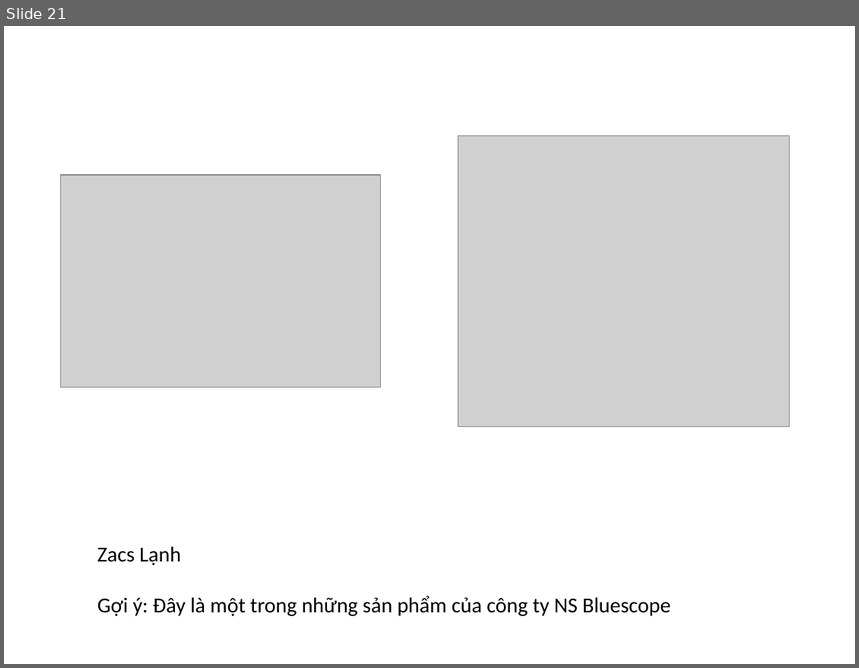
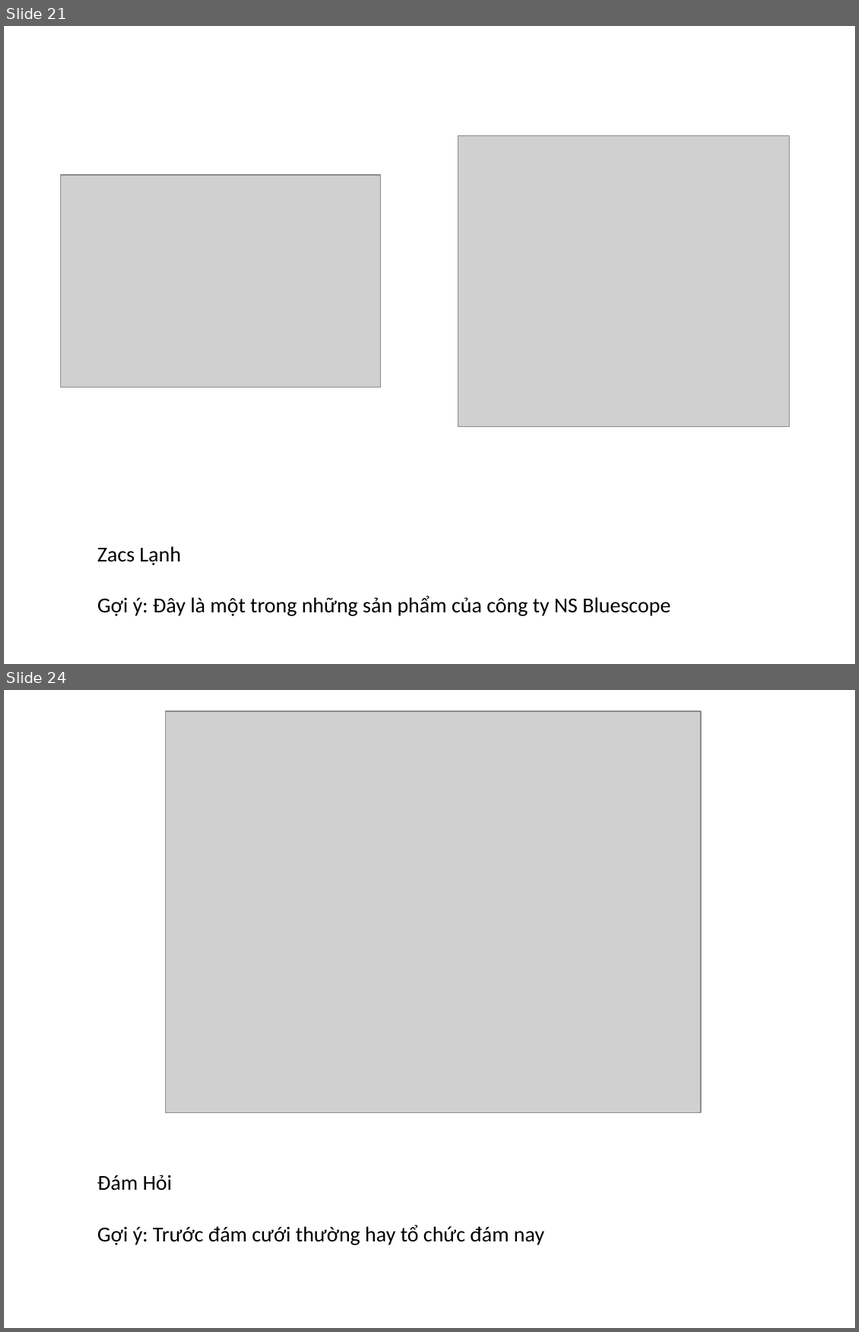
Before and after one commit to takazamy/game-turn-card, a slide deck: Requirement/Data.pptx. Shown one above the other, each under a label of ours: slide 21 before the commit, slides 21 and 24 after it; the slides between them are not shown. The pictures are 859x668 and 859x1332 pixels, drawn with LibreOffice and Linux fonts; fonts in the diff are those of the drawing; grey boxes stand for pictures. Boxes give left, top, right and bottom in pixels: in the first picture for what was removed or moved away, otherwise in the second. Text is boxed around its words. In the diff, an @@ line names an element or a change of style, - is before the commit and + after.

```diff
--- a/Requirement/Data.pptx
+++ b/Requirement/Data.pptx
@@ slide 24 added at (x1=4, y1=690, x2=855, y2=1328), background #FFFFFF @@
@@ picture added at (x1=166, y1=711, x2=701, y2=1113) @@
@@ text added at (x1=97, y1=1175, x2=544, y2=1246), 18 pt, text #000000 @@
+Đám Hỏi
+Gợi ý: Trước đám cưới thường hay tổ chức đám nay
```
Also in this commit, not shown: 1 slide changed, 7 other slides added.
